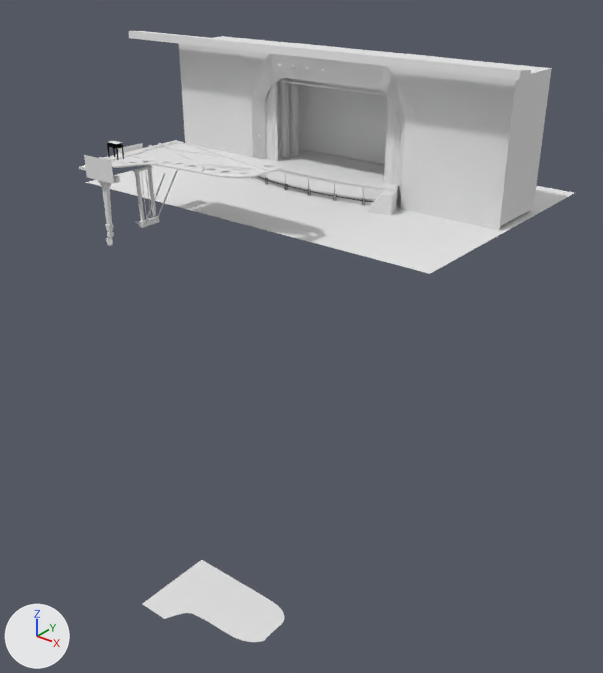
One commit to the Blender file piano2.blend: the scene before it, then after it.
Rendered twice from a 50 mm camera at (50.6, -68.8, 24.4) aimed at (-0.7, -4.6, -15.4). Lighting does not change. The marker at lower left points along +X, +Y and +Z.

Names of what the first picture shows: 'backboard', 'curtains', 'floor', 'piano insides', 'stage.001', 'top bar', 'walls'.
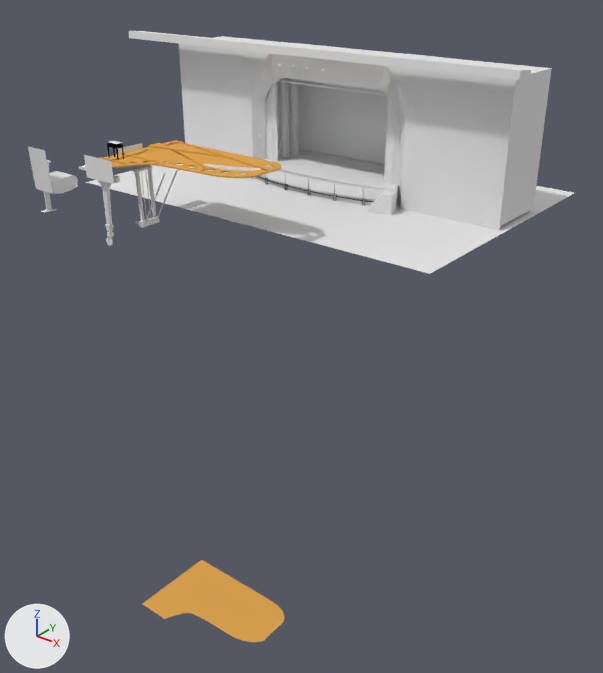
The edits, one by one:
Material 'Material.004' (mat_material_004) is new.
Its base color is (0.747, 0.379, 0.0848) (orange #e0a652).
me_cube_006 is used by ob_piano_insides; location (-2.5, -18.8, 5.9); scale (8.51, 5.18, 1.0).
me_cube_006 had 2106 vertices, 1142 faces, 3 loose edges and spanned x -0.8..1.0, y -1.0..1.0, z -50.4..0.6.
me_cube_006 now has 2072 vertices, 1062 faces, 12 loose edges and spans x -0.8..1.0, y -1.0..1.0, z -50.4..0.6.
Part 1, on me_cube_006:
40 vertices are removed from x -0.7..0.8, y -0.7..0.8, z 0.4..0.6.
152 faces are deleted.
1 loose edge is deleted.
3 vertices move within x 0.8, y 0.0..0.1, z 0.5.
6 vertices are added at (-0.7, 0.4, 0.5), (-0.4, 0.4, 0.6), (-0.5, 0.5, 0.6), (-0.7, 0.4, 0.5), (-0.5, 0.5, 0.6), (-0.5, 0.5, 0.6).
10 loose edges are added.
72 new faces join them.
me_cube_006 part 2: 992 faces spanning x -0.8..1.0, y -1.0..1.0, z -50.4..0.6 switch from no material to mat_material_004 (orange #e0a652).
Mesh me_plane_005 is new.
It has 116 vertices, 69 faces and spans x -1.56..1.36, y -1.79..1.5, z -2.52..4.17.
Mesh me_plane_007 is new.
It has 32 vertices, 18 faces and spans x -1.34..1.33, y -1.45..1.52, z 0.4..1.46.
Object 'audience seat black parts' (ob_audience_seat_black_parts) is new; it shows me_plane_005.
Its location is (-17.9, -21.2, 1.9).
Object 'audience seat red parts' (ob_audience_seat_red_parts) is new; it shows me_plane_007.
Its location is (-17.9, -21.2, 2.0).
Its rotation in degrees is (3.3, 0, 0).
Its scale is (1.0, 1.0, 0.748).

What differs and where, as boxes (x1, y1, x2, y2) in the pictures (603 x 673 px):
'audience seat black parts', added
    after: (28, 146, 78, 213)
'audience seat red parts', added
    after: (49, 171, 78, 190)
part 1 of me_cube_006, cut back
    both: (99, 141, 278, 175)
part 2 of me_cube_006, recoloured (white to orange)
    both: (112, 140, 285, 642)
